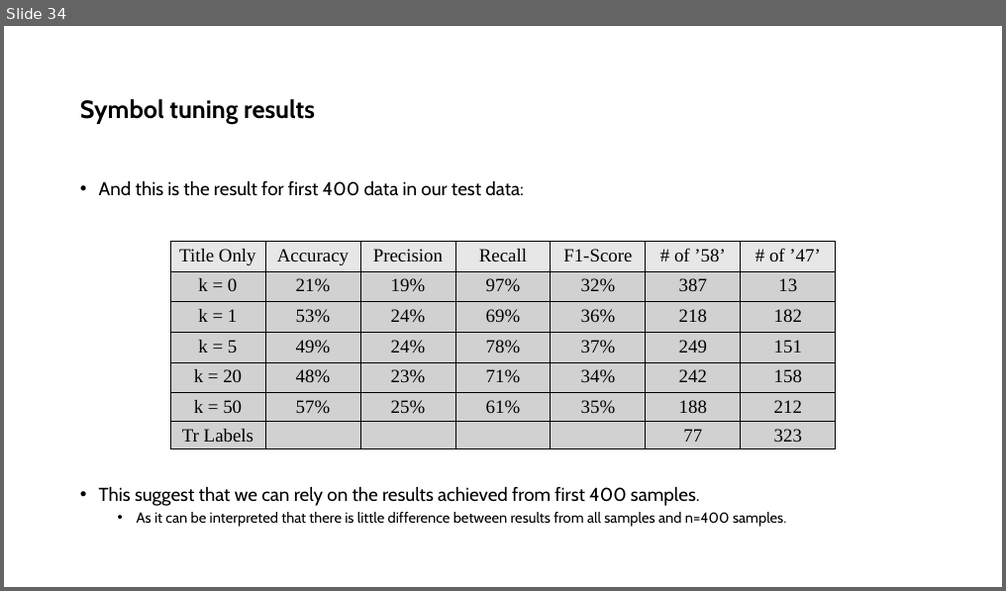
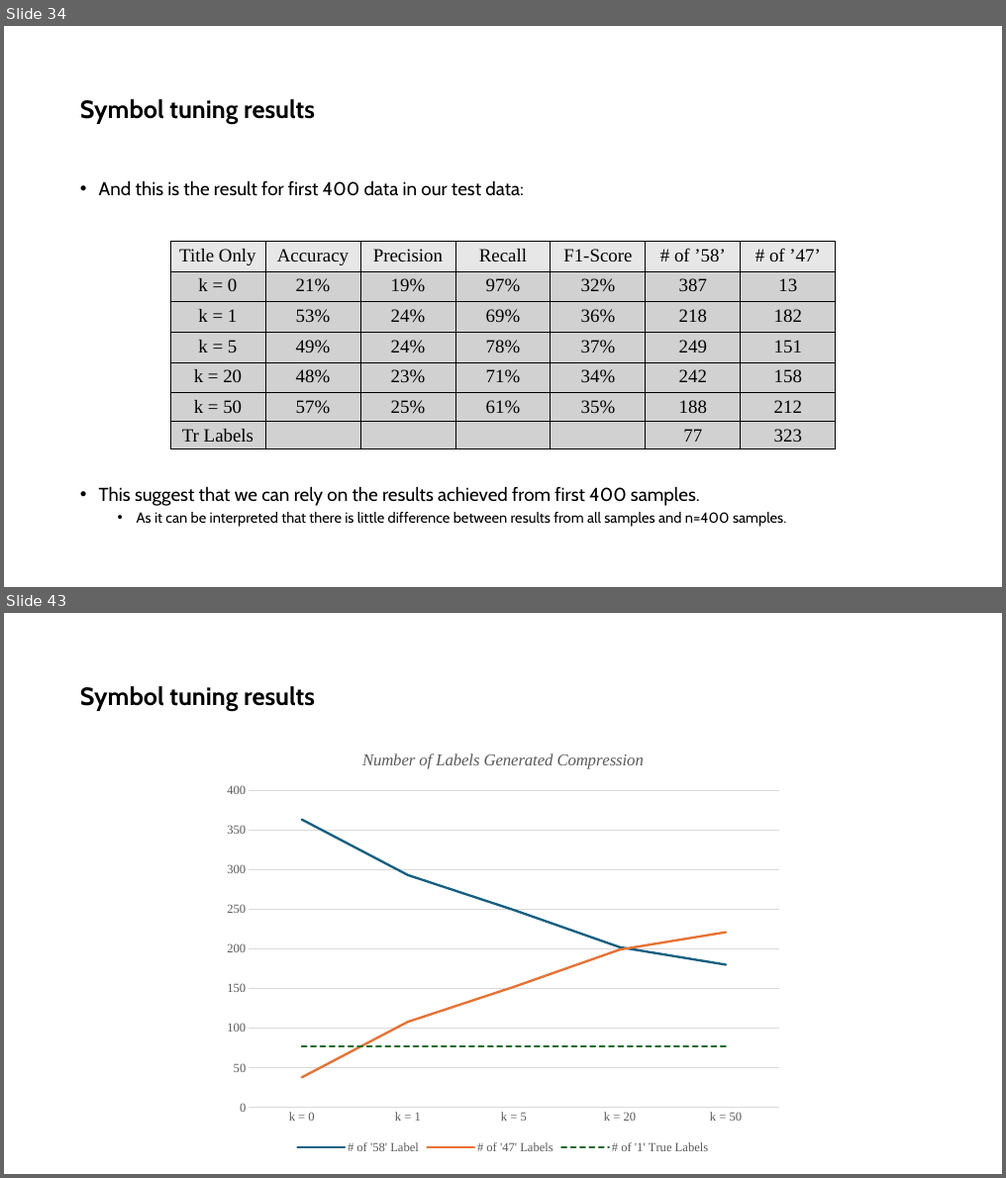
Before and after one commit to ShayanSalehi81/BachelorProject, a slide deck: Slides/Symbol Tuning.pptx. Shown one above the other, each under a label of ours: slide 34 before the commit, slides 34 and 43 after it; the slides between them are not shown. The pictures are 1006x591 and 1006x1178 pixels, drawn with LibreOffice and Linux fonts; fonts in the diff are those of the drawing. Boxes give left, top, right and bottom in pixels: in the first picture for what was removed or moved away, otherwise in the second. Text is boxed around its words. In the diff, an @@ line names an element or a change of style, - is before the commit and + after.

```diff
--- a/Slides/Symbol Tuning.pptx
+++ b/Slides/Symbol Tuning.pptx
@@ slide 43 added at [4,613,1002,1174], background #FFFFFF @@
@@ title added at [80,686,315,711], 24 pt, text #000000, bold @@
+Symbol tuning results
@@ line chart added at [216,735,791,1157] @@
+title "Number of Labels Generated Compression "
+categories: k = 0, k = 1, k = 5, k = 20, k = 50
+# of '58' Label: 360, 290, 250, 200, 180
+# of '47' Labels: 40, 110, 150, 200, 220
+# of '1' True Labels: 80, 80, 80, 80, 80
```
Also in this commit, not shown: 10 other slides added, 3 other files.
